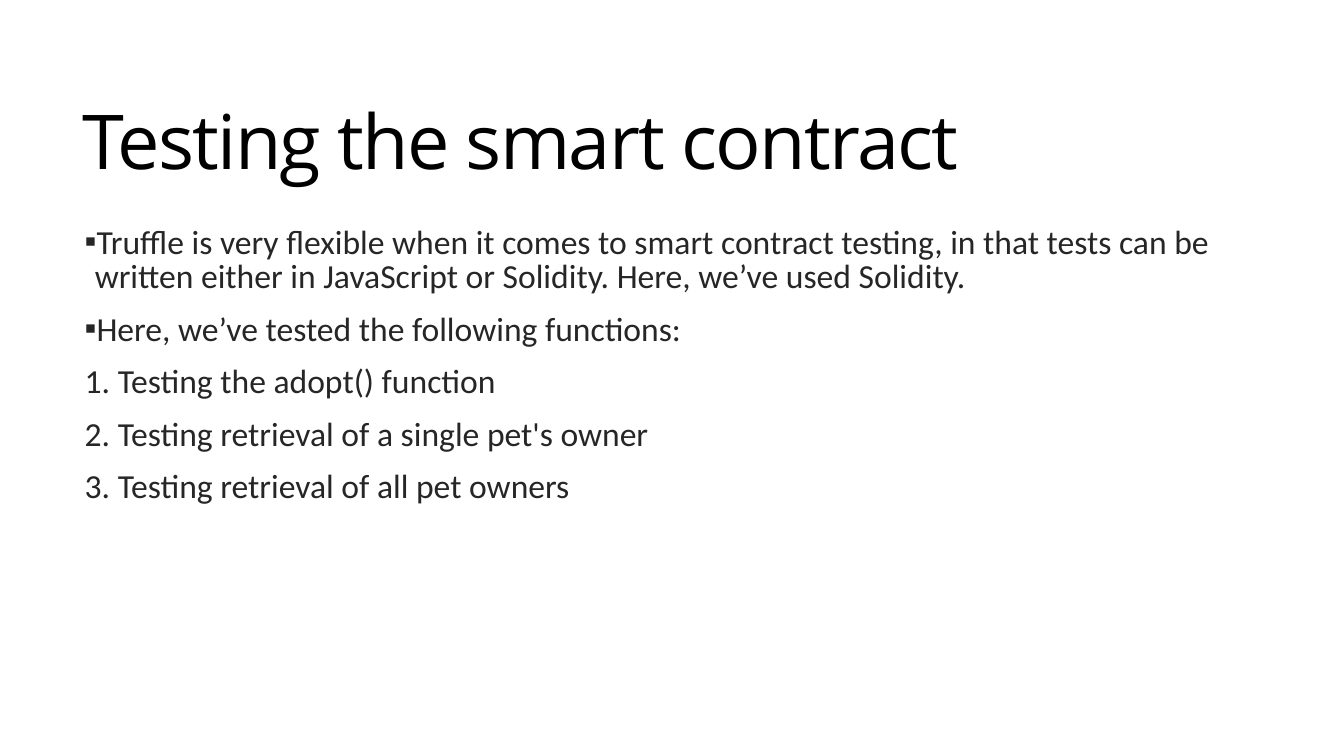
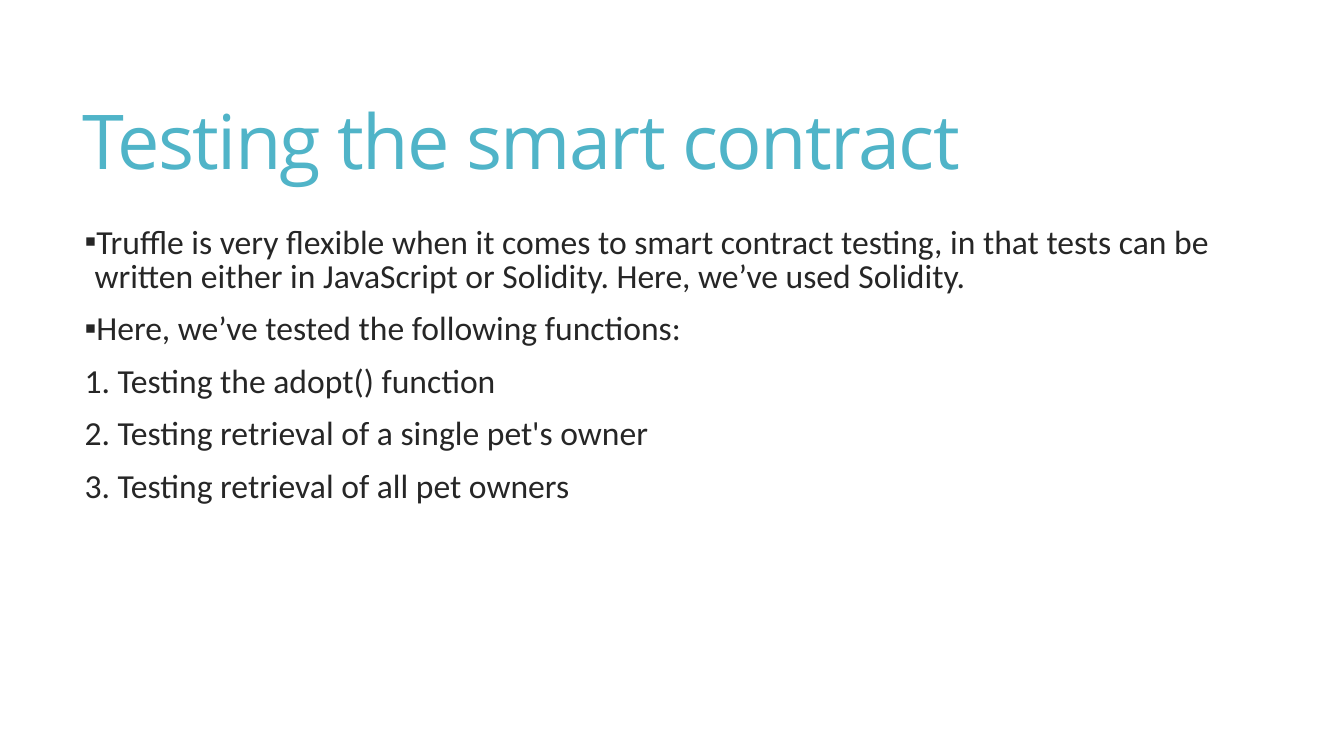
Before and after one commit to PalaashA/POC-Blockchain, a slide deck: slide 15 of Presentations/POC Blockchain 6th sem.pptx. Drawn at 1344x756 pixels with LibreOffice and Linux fonts; fonts in the diff are those of the drawing. Boxes give left, top, right and bottom in pixels: in the first picture for what was removed or moved away, otherwise in the second. Text is boxed around its words. In the diff, an @@ line names an element or a change of style, - is before the commit and + after.

```diff
--- a/Presentations/POC Blockchain 6th sem.pptx
+++ b/Presentations/POC Blockchain 6th sem.pptx
@@ text "Testing the smart contract" at box(82, 111, 960, 187): text colour #000000 to #50B4C8 @@
```
Also in this commit, not shown: 17 other slides changed, 1 other file.
